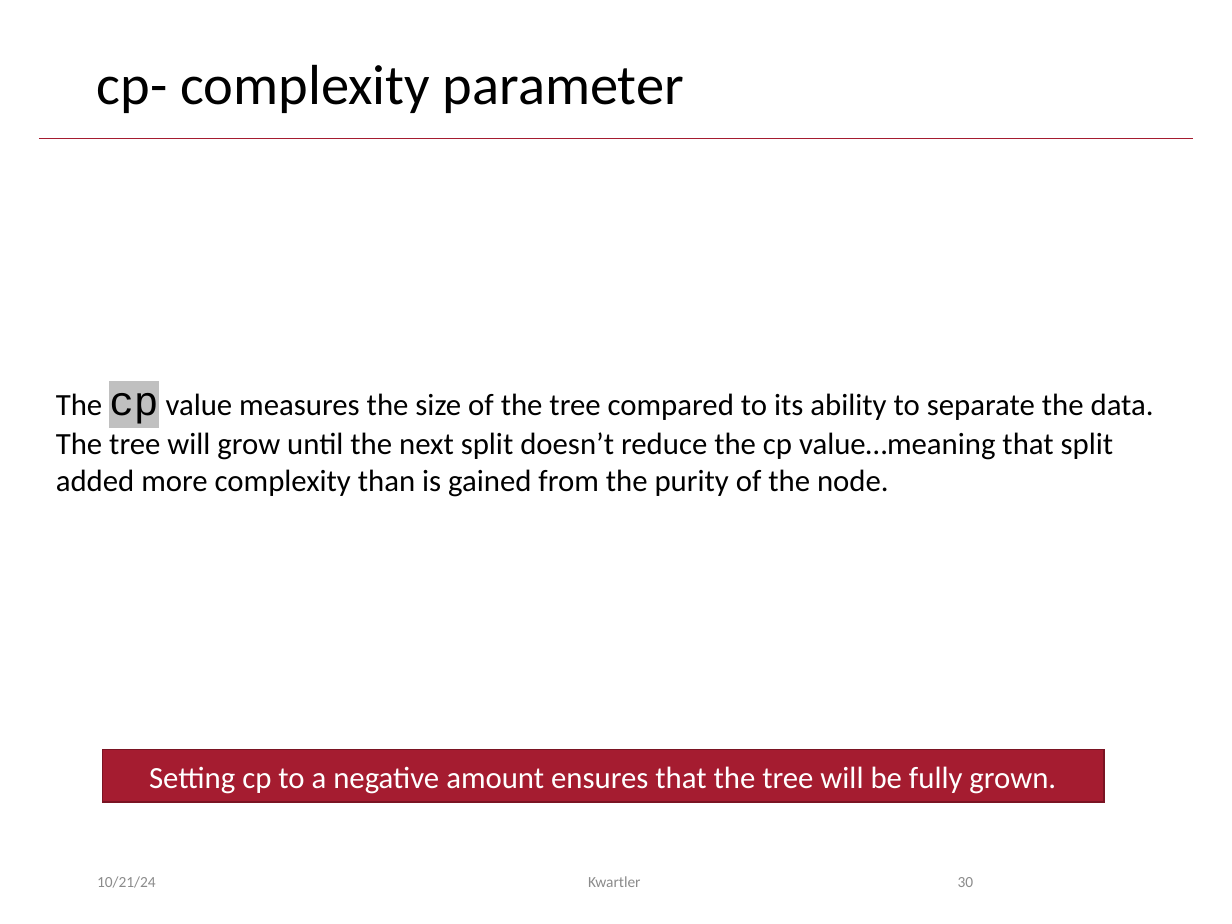
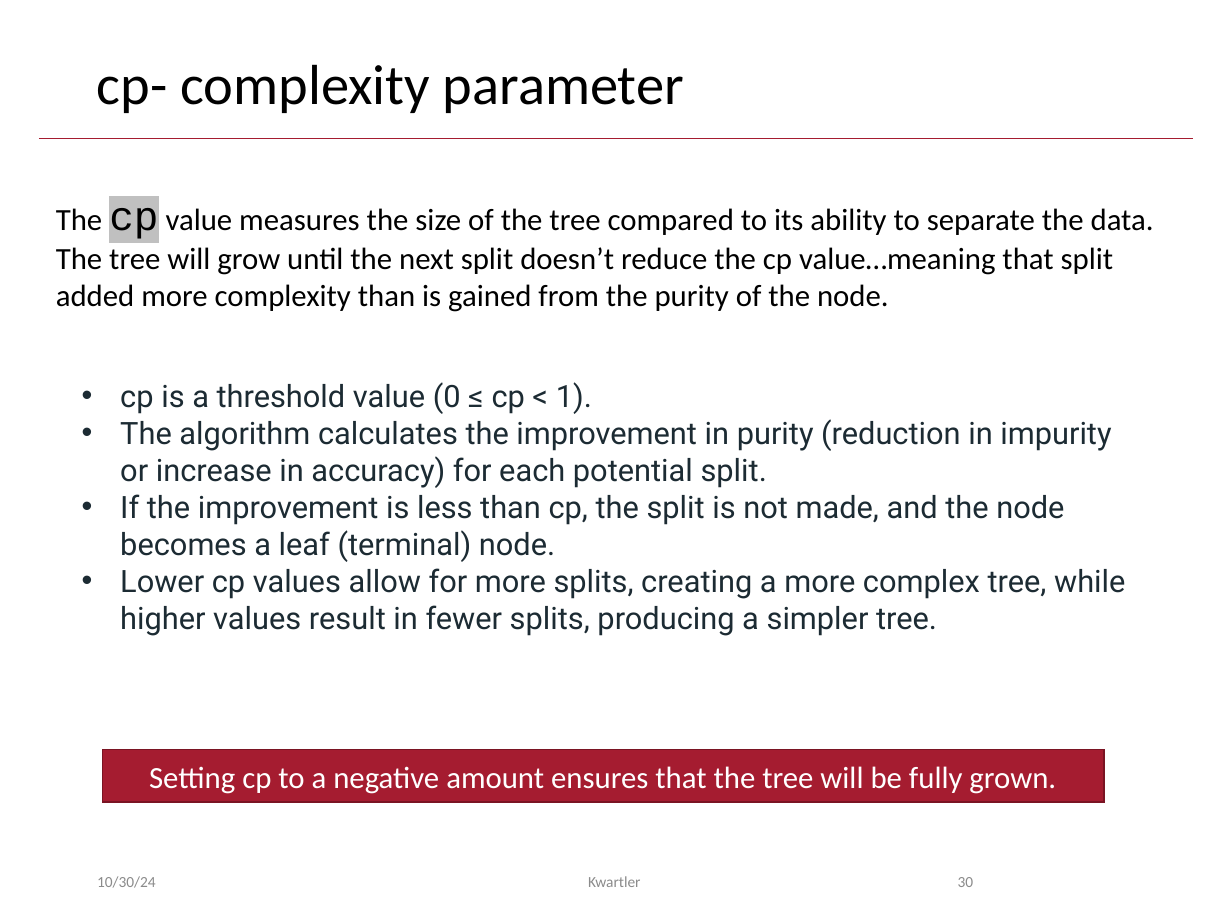
Before and after one commit to kwartler/Harvard_DataMining_Business_Student, a slide deck: slide 30 of Lessons/F_Tree_RF/B_Decision Trees.pptx. Drawn at 1232x924 pixels with LibreOffice and Linux fonts; fonts in the diff are those of the drawing; background and template pictures are left out. Boxes give left, top, right and bottom in pixels: in the first picture for what was removed or moved away, otherwise in the second. Text is boxed around its words. In the diff, an @@ line names an element or a change of style, - is before the commit and + after.

```diff
--- a/Lessons/F_Tree_RF/B_Decision Trees.pptx
+++ b/Lessons/F_Tree_RF/B_Decision Trees.pptx
@@ text "The cp value measures the ...": place and size @@
-text "The cp value measures the ..." at box(56, 393, 1154, 497)
+text "The cp value measures the ..." at box(56, 208, 1154, 312)
@@ text added at box(120, 382, 1125, 636), 18 pt, text #1C2B33 @@
+• cp is a threshold value (0 ≤ cp < 1).
+• The algorithm calculates the improvement in purity (reduction in impurity or increase in accuracy) for each potential split.
+• If the improvement is less than cp, the split is not made, and the node becomes a leaf (terminal) node.
+• Lower cp values allow for more splits, creating a more complex tree, while higher values result in fewer splits, producing a simpler tree.
@@ text at box(97, 876, 156, 888): text changed @@
-10/21/24
+10/30/24
```
Also in this commit, not shown: 32 other slides changed, 2 other files.
